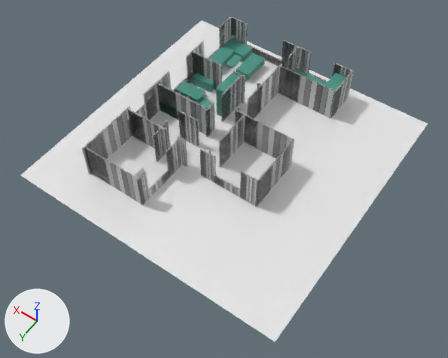
An edit to the Blender file client/assets/blender/4r_home.blend, drawn before and after from the same camera.
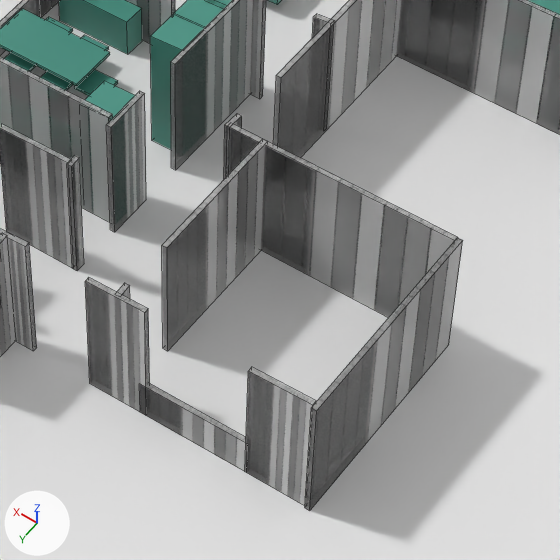
There are two pictures of each version: one whole from a 50 mm camera at (-13.76, 16.38, 30.81) aimed at (0.04, -2.93, 0.45), one close up on the part from 40% to 71% of the width and 22% to 61% of the height. The lights are fixed; the arrows at lower left show +X, +Y and +Z. The close-ups show mesh edges as thin lines.

The first close-up shows 'Bord.001', 'Plane', 'WAll.005', 'WAll.006', 'WAll.011', 'WAll.013', 'WAll.016', 'WAll.020', 'WAll.024', 'WAll.033', 'WAll.037', 'wall2.002'.
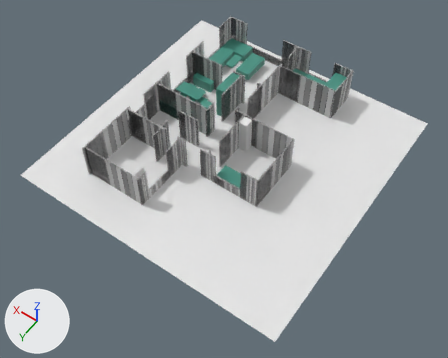
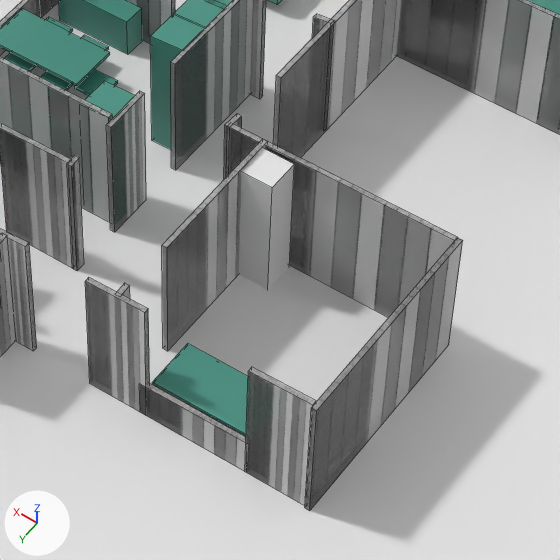
Boxes (x1, y1, x2, y2) around the edits, measured in the close-ups (560 x 560 px):
'Cube', added: after (239, 149, 294, 290)
'Bord.009', added (cyan): after (152, 344, 248, 436)

Patch to the scene script:
```diff
--- a/client/assets/blender/4r_home.blend.py
+++ b/client/assets/blender/4r_home.blend.py
@@ mat_material_030 @@
+mat_material_030 = principled_material('Material.030')
+mat_material_030.base_color = (0.0612, 0.287, 0.224)  # cyan #469282
@@ me_cube_006 @@
+me_cube_006.from_pydata([(0.0, -1.01, -0.002), (0.0, -1.01, 1.012), (0.0, 0.013, -0.002), (0.0, 0.013, 1.012), (1.0, -1.0, 0.0), (1.0, -1.0, 1.0), (1.0, 0.023, 0.0), (1.0, 0.023, 1.0)], [], [(0, 1, 3, 2), (2, 3, 7, 6), (6, 7, 5, 4), (4, 5, 1, 0), (2, 6, 4, 0), (7, 3, 1, 5)])
+me_cube_006.materials.append(mat_material_030)  # cyan #469282
@@ ob_bord_009 @@
+ob_bord_009 = bpy.data.objects.new('Bord.009', me_cube_006)
+ob_bord_009.location = (-1.88, -2.09, 1.75)
+ob_bord_009.scale = (1.84, 0.9, 0.05)
@@ ob_cube @@
+ob_cube = bpy.data.objects.new('Cube', me_cube_003.copy())  # the mesh of ob_nattbord_001
+ob_cube.location = (0.19, -5.37, 1.92)
+ob_cube.scale = (0.3, 0.3, 1.54)
```
